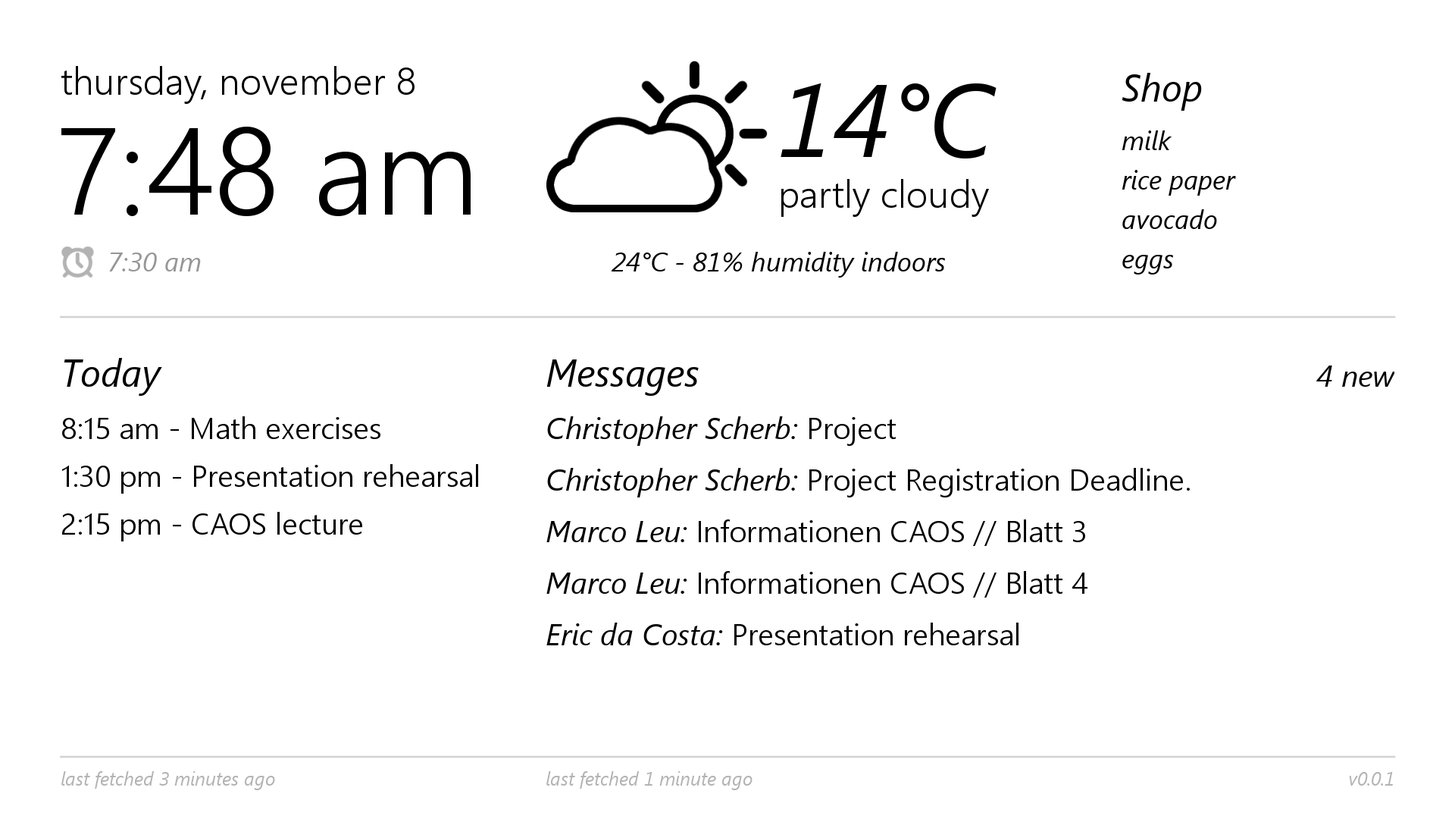
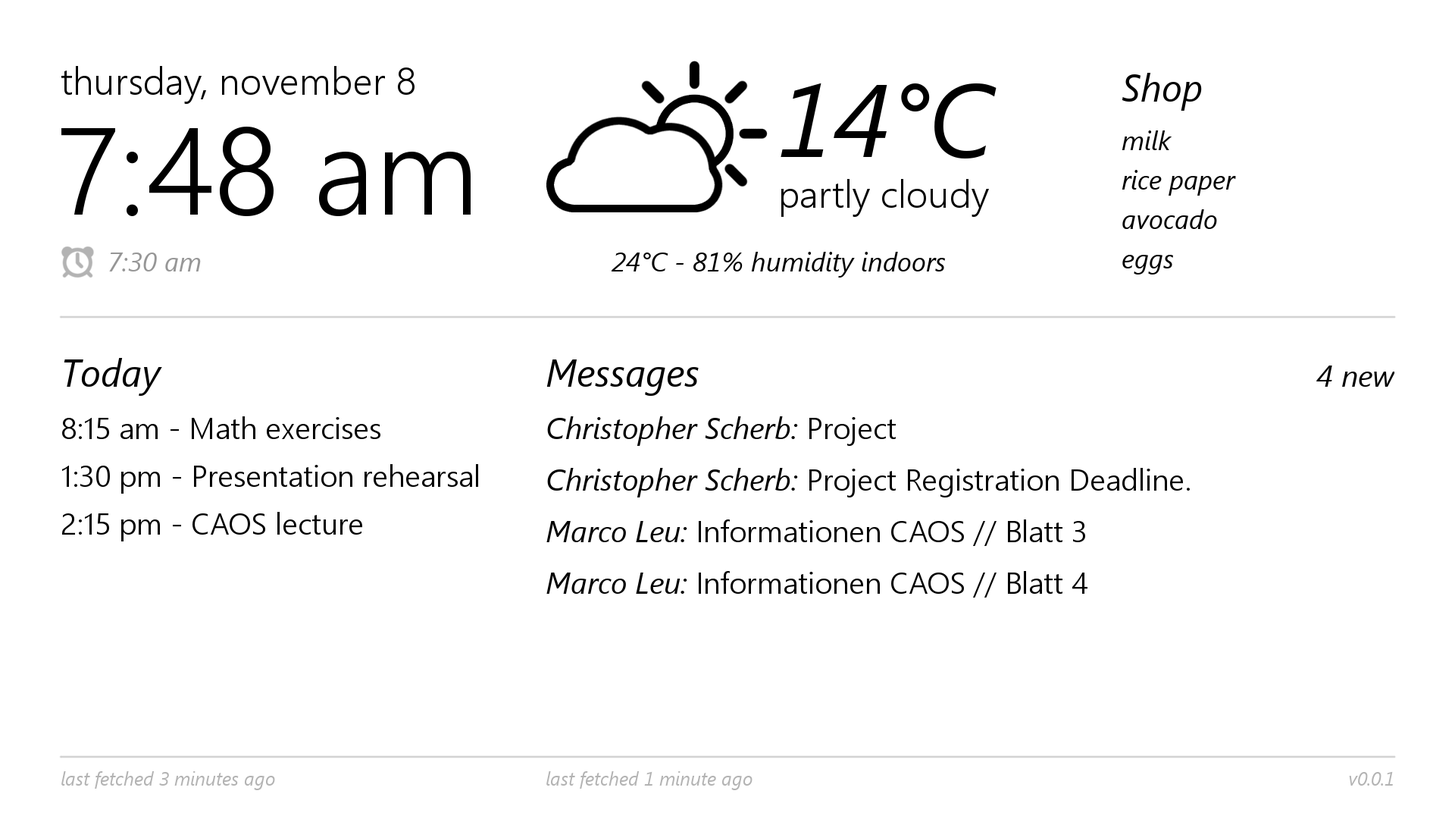
Layered file, before and after one edit (1455 × 819). Changes by layer:
painted on "Christopher Scherb: Project ..." over [546,622,1019,646]
